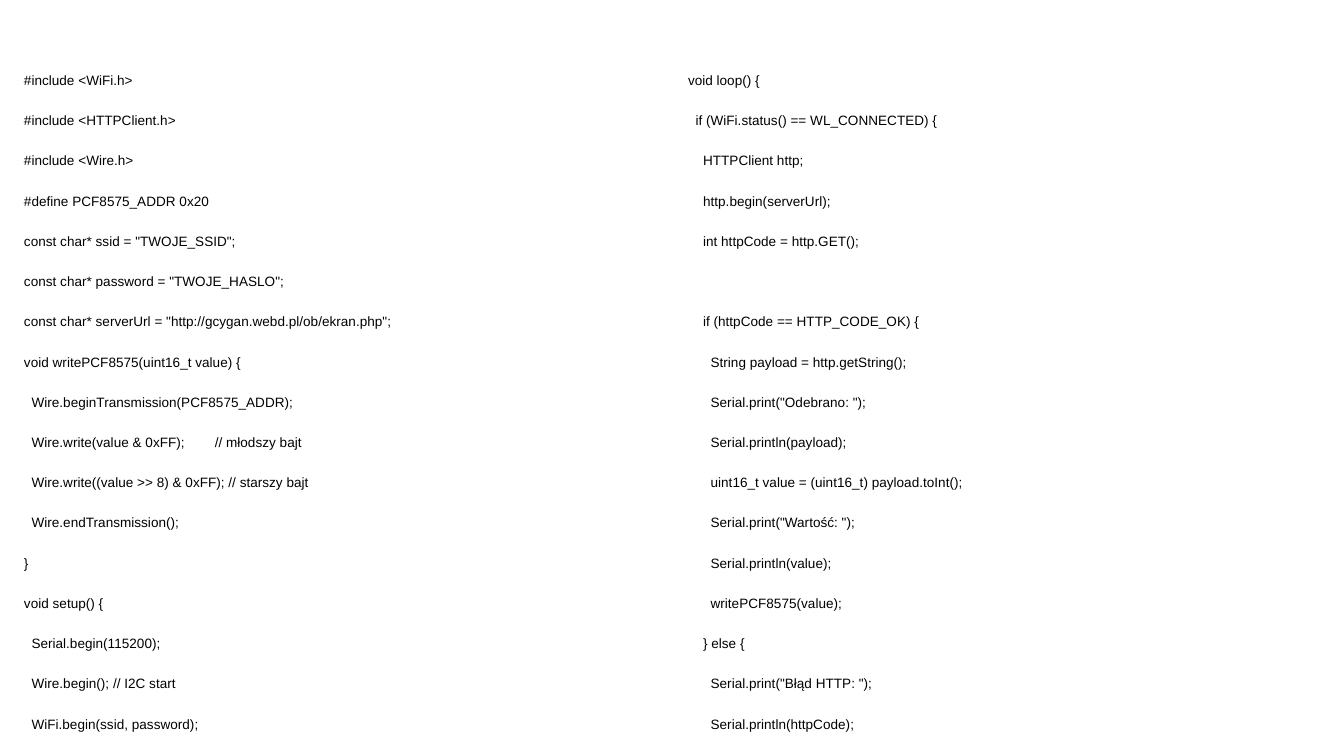
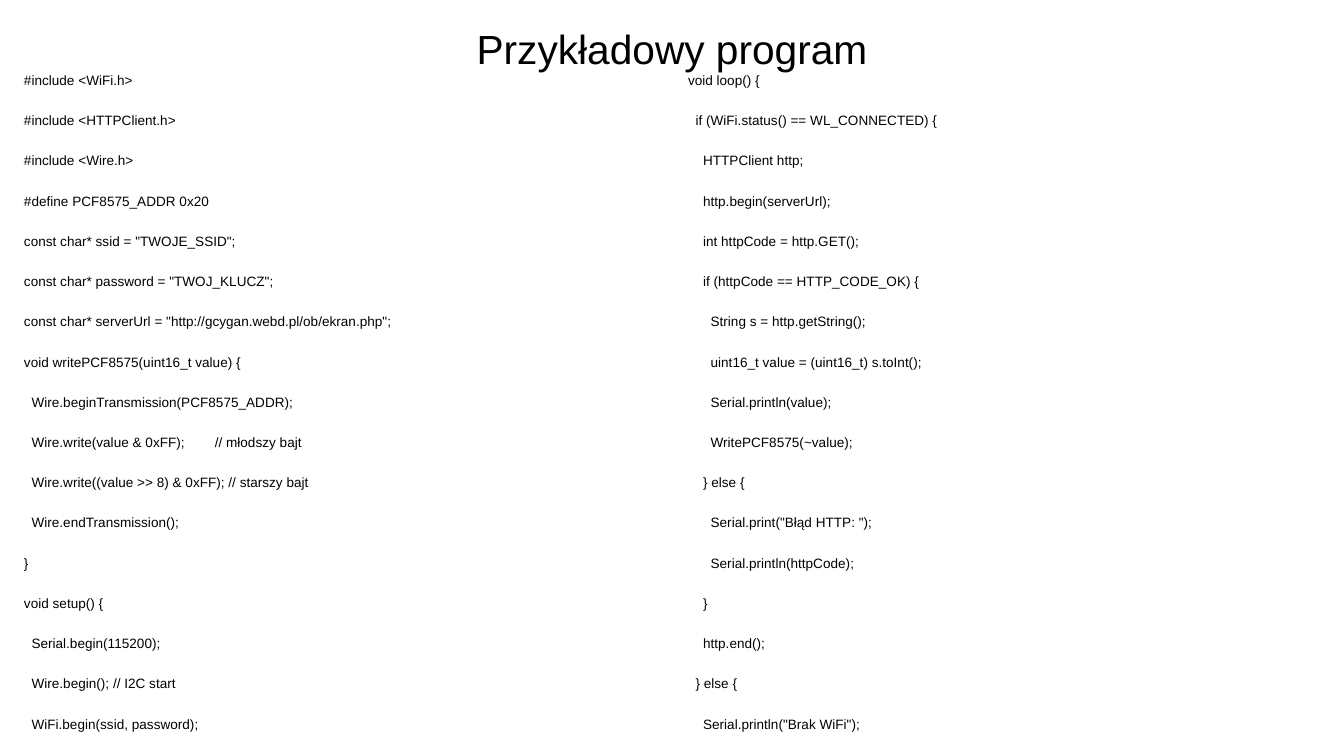
Before and after one commit to gcygan2/GD, a slide deck: slide 8 of expanderI2C.odp. Drawn at 1344x756 pixels with LibreOffice and Linux fonts; fonts in the diff are those of the drawing. Boxes give left, top, right and bottom in pixels: in the first picture for what was removed or moved away, otherwise in the second. Text is boxed around its words. In the diff, an @@ line names an element or a change of style, - is before the commit and + after.

```diff
--- a/expanderI2C.odp
+++ b/expanderI2C.odp
@@ title added at [477, 34, 867, 71], 24 pt, text #000000 @@
+Przykładowy program
@@ text at [24, 276, 273, 289]: text changed @@
-const char* password = "TWOJE_HASLO";
+const char* password = "TWOJ_KLUCZ";
@@ text at [711, 316, 922, 370]: text changed @@
-String payload = http.getString();
-Serial.print("Odebrano: ");
-Serial.println(payload);
-uint16_t value = (uint16_t) payload.toInt();
-Serial.print("Wartość: ");
+String s = http.getString();
+uint16_t value = (uint16_t) s.toInt();
@@ text at [711, 437, 853, 450]: text changed @@
-writePCF8575(value);
+WritePCF8575(~value);
```
Also in this commit, not shown: 3 other slides changed, 1 other file.
